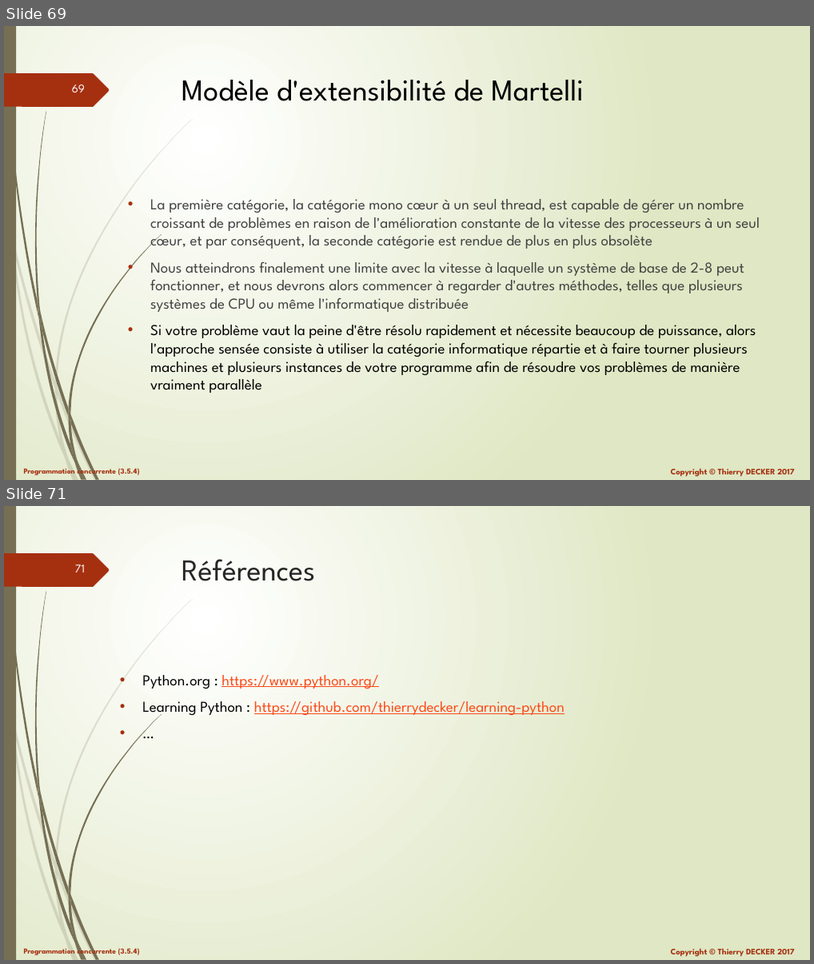
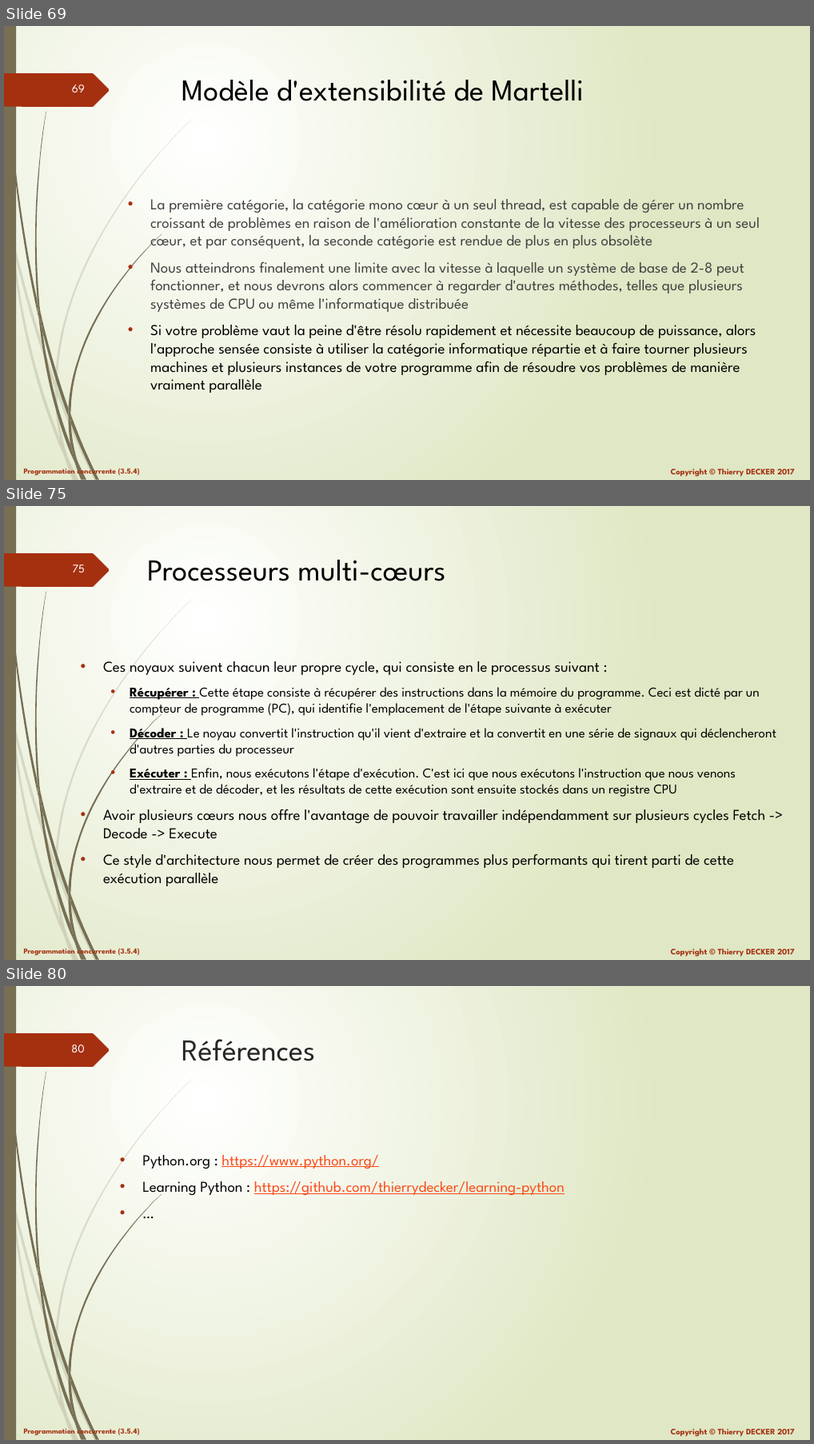
Before and after one commit to VikmanTheRacoon/learning-python, a slide deck: documentations/python-103.pptx. Shown one above the other, each under a label of ours: slides 69 and 71 before the commit, slides 69, 75 and 80 after it; the slides between them are not shown. The pictures are 814x964 and 814x1444 pixels, drawn with LibreOffice and Linux fonts; fonts in the diff are those of the drawing. Boxes give left, top, right and bottom in pixels: in the first picture for what was removed or moved away, otherwise in the second. Text is boxed around its words. In the diff, an @@ line names an element or a change of style, - is before the commit and + after.

```diff
--- a/documentations/python-103.pptx
+++ b/documentations/python-103.pptx
@@ slide 75 added at bbox=[4, 506, 810, 960], background gradient #FFFFFF to #DFE8C4; not listed: 27 template elements that a slide beside it also shows @@
@@ title added at bbox=[147, 560, 446, 581], 36 pt, text #000000 @@
+Processeurs multi-cœurs
@@ text added at bbox=[103, 661, 777, 886], 16 pt, text #000000 @@
+• Ces noyaux suivent chacun leur propre cycle, qui consiste en le processus suivant :
+  • Récupérer : Cette étape consiste à récupérer des instructions dans la mémoire du programme. Ceci est dicté par un compteur de programme (PC), qui identifie l'emplacement de l'étape suivante à exécuter
+  • Décoder : Le noyau convertit l'instruction qu'il vient d'extraire et la convertit en une série de signaux qui déclencheront d'autres parties du processeur
+  • Exécuter : Enfin, nous exécutons l'étape d'exécution. C'est ici que nous exécutons l'instruction que nous venons d'extraire et de décoder, et les résultats de cette exécution sont ensuite stockés dans un registre CPU
+• Avoir plusieurs cœurs nous offre l'avantage de pouvoir travailler indépendamment sur plusieurs cycles Fetch -> Decode -> Execute
+• Ce style d'architecture nous permet de créer des programmes plus performants qui tirent parti de cette exécution parallèle
@@ what was slide 71 is now slide 80 @@
@@ page number at bbox=[71, 1044, 85, 1052]: text changed @@
-71
+80
```
Also in this commit, not shown: 3 slides changed, 8 other slides added, 1 other file.
